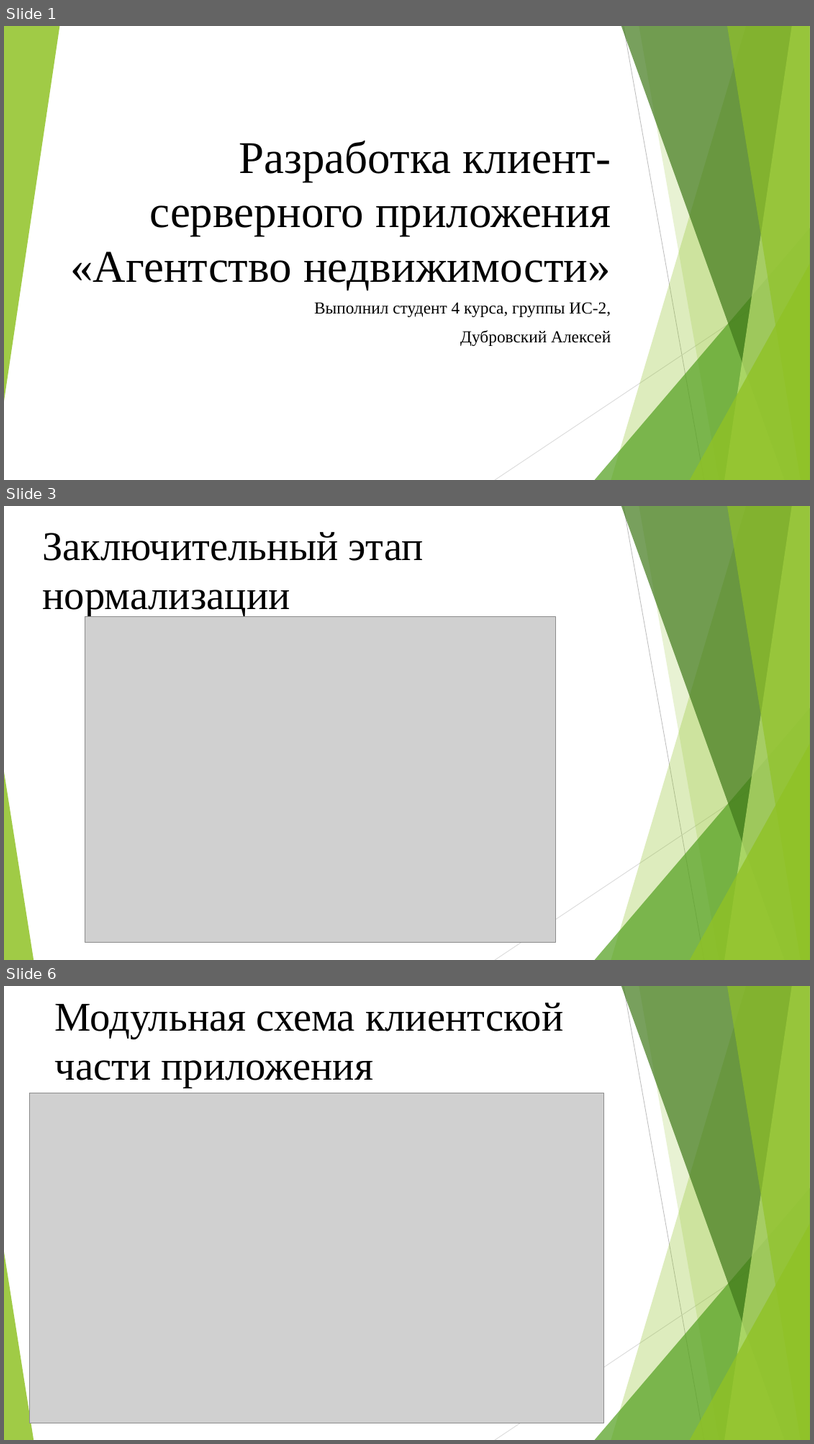
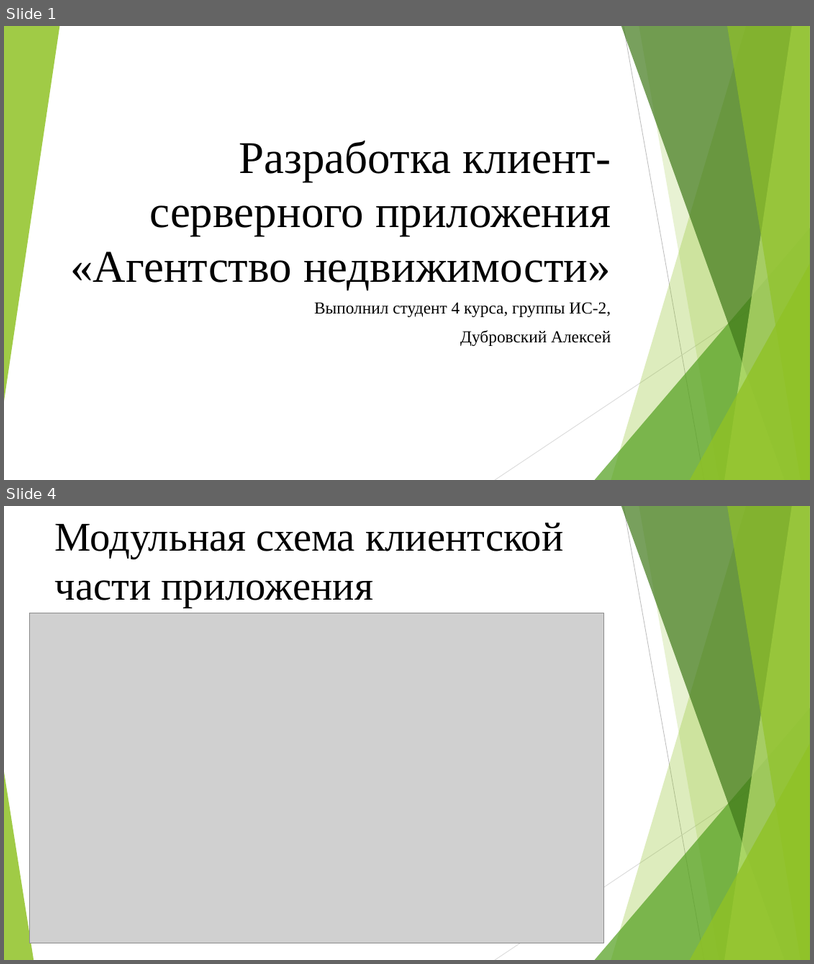
Before and after one commit to ZexaZexaDubrovskiy/Course2v2, a slide deck: Material/Для выступления/выступление.pptx. Shown one above the other, each under a label of ours: slides 1, 3 and 6 before the commit, slides 1 and 4 after it; the slides between them are not shown. The pictures are 814x1444 and 814x964 pixels, drawn with LibreOffice and Linux fonts; fonts in the diff are those of the drawing; grey boxes stand for pictures. Boxes give left, top, right and bottom in pixels: in the first picture for what was removed or moved away, otherwise in the second. Text is boxed around its words. In the diff, an @@ line names an element or a change of style, - is before the commit and + after.

```diff
--- a/Material/Для выступления/выступление.pptx
+++ b/Material/Для выступления/выступление.pptx
@@ slide 3 removed at (4,506,810,960), background #FFFFFF; not listed: 10 template elements that a slide beside it also shows @@
@@ title removed at (42,532,424,617) @@
-Заключительный этап нормализации
@@ picture removed at (85,616,556,942) @@
@@ what was slide 6 is now slide 4 @@
```
Also in this commit, not shown: 3 slides changed, 1 slide added, 1 other slide removed, 1 other file.
